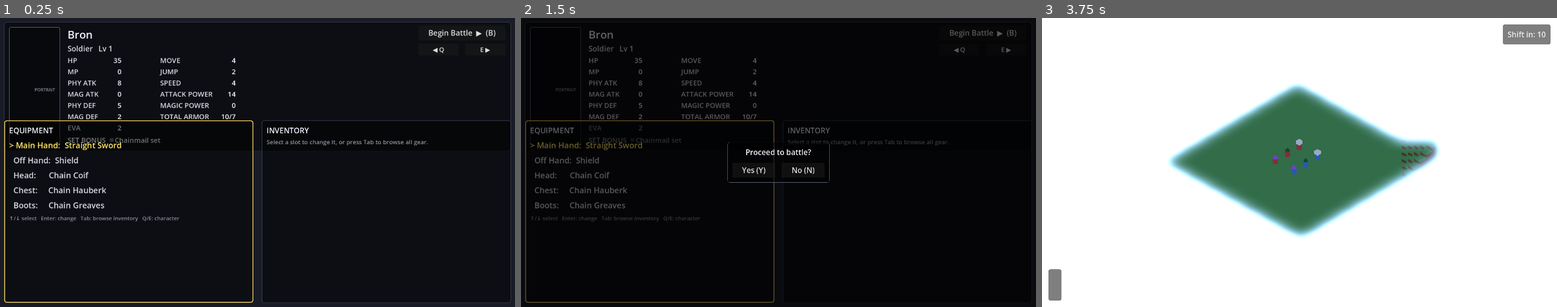
Above: before the commit, frames 1-3 (left to right).
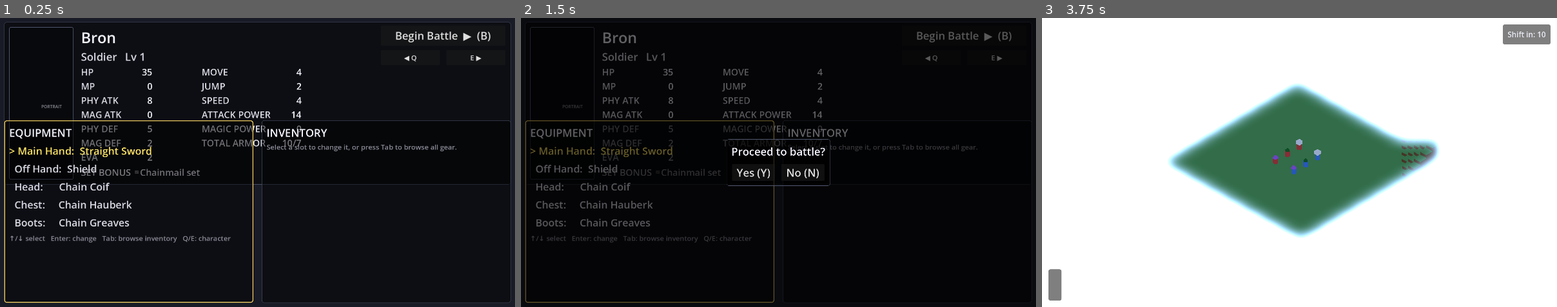
Above: after the commit, the same moments.

Repository: ZWMiller/cylinder_tactics
Game: Godot game, scene res://scenes/Loadout.tscn
Same seed, same stepped clock (60 frames per second), same inputs: the game is played once before the commit and once after it.
Inputs:
- Up to frame 1 (0.25 s): no input
- Up to frame 2 (1.5 s): click "Begin Battle ▶ (B)" at 0.5 s; click "Begin Battle ▶ (B)" at 1.25 s
- Up to frame 3 (3.75 s): click "◀ Q" at 2 s; click "E ▶" at 2.75 s; click "Yes (Y)" at 3.5 s

The runs differ from the first frame. In frame 1, 6.9% of the frame differs, in the area x 1-99%, y 3-78%; in frame 2, 5.7%; in frame 3, nothing differs.

Commit message:
Loadout menu: larger fonts + per-channel armor delta color
Bump the loadout UI font sizes (stats/slots/inventory/headings/help) so
the text reads on large/high-DPI displays instead of tiny rows; enlarge
the portrait frame and widen the Begin/arrow buttons to fit.

Render the TOTAL ARMOR delta as a RichTextLabel so the phys and mag
channels color on their own sign (green up / red down / neutral), instead
of one Label tinted by the sum.

Co-Authored-By: Claude Opus 4.8 <noreply@anthropic.com>

Diff:
--- a/scripts/Loadout.gd
+++ b/scripts/Loadout.gd
@@ -392,13 +392,13 @@
 		_val[key].text = str(current[key])
 		_set_delta(_dlt[key], (preview[key] - current[key]) if previewing else 0)
 
-	# TOTAL ARMOR is two channels (phys/mag); show "P/M" and a combined delta.
+	# TOTAL ARMOR is two channels (phys/mag); show "P/M" and a per-channel delta, each colored on its
+	# OWN sign (a piece can raise phys while lowering mag — they shouldn't share one color).
 	_val["ARMOR"].text = "%d/%d" % [current["ARM_P"], current["ARM_M"]]
 	if previewing and (preview["ARM_P"] != current["ARM_P"] or preview["ARM_M"] != current["ARM_M"]):
 		var dp: int = preview["ARM_P"] - current["ARM_P"]
 		var dm: int = preview["ARM_M"] - current["ARM_M"]
-		_dlt["ARMOR"].text = "%+d/%+d" % [dp, dm]
-		_dlt["ARMOR"].add_theme_color_override("font_color", _GAIN if dp + dm >= 0 else _LOSS)
+		_dlt["ARMOR"].text = "%s/%s" % [_delta_chip(dp), _delta_chip(dm)]
 	else:
 		_dlt["ARMOR"].text = ""
 
@@ -466,6 +466,13 @@
 	unit.armor_chest = snap["chest"]
 	unit.armor_boots = snap["boots"]
 	unit.recompute_stats()
+
+
+## One BBCode-colored "+N"/"-N" chip for the (RichText) ARMOR delta — green for a gain, red for a
+## loss, neutral for an unchanged channel — so each armor channel is colored on its own sign.
+func _delta_chip(diff: int) -> String:
+	var color: Color = _TEXT if diff == 0 else (_GAIN if diff > 0 else _LOSS)
+	return "[color=#%s]%+d[/color]" % [color.to_html(false), diff]
 
 
 ## Write the delta Label: blank for no change, else "+N"/"-N" tinted green (gain) or red (loss).
@@ -617,12 +624,14 @@
 
 
 # --- UI construction ---------------------------------------------------------
-# Font sizes pulled out so the menu retunes in one place; kept in step with the battle HUD.
-const _STAT_FONT := 26
-const _SLOT_FONT := 30
-const _INV_FONT := 26
-const _TITLE_FONT := 40
-const _SUBTITLE_FONT := 28
+# Font sizes pulled out so the menu retunes in one place; kept in step with the battle HUD (sized up
+# so the text reads at a glance on large/high-DPI displays rather than as tiny rows).
+const _STAT_FONT := 34
+const _SLOT_FONT := 38
+const _INV_FONT := 32
+const _TITLE_FONT := 56
+const _SUBTITLE_FONT := 40
+const _HELP_FONT := 26
 
 
 ## Assemble the whole screen: backdrop, top character panel, bottom equip + inventory panels, the
@@ -668,7 +677,7 @@
 
 	# Portrait placeholder: a bordered square where the character art will go later.
 	var portrait := Panel.new()
-	portrait.custom_minimum_size = Vector2(190, 190)
+	portrait.custom_minimum_size = Vector2(240, 240)
 	var pstyle := StyleBoxFlat.new()
 	pstyle.bg_color = Color(0.0, 0.0, 0.0, 0.35)
 	pstyle.set_border_width_all(2)
@@ -742,15 +751,28 @@
 		value_label.add_theme_font_size_override("font_size", _STAT_FONT)
 		value_label.add_theme_color_override("font_color", _TITLE)
 		value_label.horizontal_alignment = HORIZONTAL_ALIGNMENT_RIGHT
-		value_label.custom_minimum_size = Vector2(70, 0)
+		value_label.custom_minimum_size = Vector2(100, 0)
 		grid.add_child(value_label)
 		_val[key] = value_label
 
-		var delta_label := Label.new()
-		delta_label.add_theme_font_size_override("font_size", _STAT_FONT)
-		delta_label.custom_minimum_size = Vector2(80, 0)
-		grid.add_child(delta_label)
-		_dlt[key] = delta_label
+		# ARMOR's delta carries two independently-colored channels (phys/mag), so it's a RichTextLabel
+		# (BBCode color per part); every other stat's delta is a single-color plain Label.
+		if key == "ARMOR":
+			var armor_delta := RichTextLabel.new()
+			armor_delta.bbcode_enabled = true
+			armor_delta.fit_content = true
+			armor_delta.scroll_active = false
+			armor_delta.autowrap_mode = TextServer.AUTOWRAP_OFF
+			armor_delta.add_theme_font_size_override("normal_font_size", _STAT_FONT)
+			armor_delta.custom_minimum_size = Vector2(140, 0)
+			grid.add_child(armor_delta)
+			_dlt[key] = armor_delta
+		else:
+			var delta_label := Label.new()
+			delta_label.add_theme_font_size_override("font_size", _STAT_FONT)
+			delta_label.custom_minimum_size = Vector2(120, 0)
+			grid.add_child(delta_label)
+			_dlt[key] = delta_label
 	return grid
 
 
@@ -780,7 +802,7 @@
 
 	var help := Label.new()
 	help.text = "↑/↓ select   Enter: change   Tab: browse inventory   Q/E: character"
-	help.add_theme_font_size_override("font_size", 20)
+	help.add_theme_font_size_override("font_size", _HELP_FONT)
 	help.add_theme_color_override("font_color", _DIM)
 	box.add_child(help)
 
@@ -805,7 +827,7 @@
 
 	_hint_label = Label.new()
 	_hint_label.text = "Select a slot to change it, or press Tab to browse all gear."
-	_hint_label.add_theme_font_size_override("font_size", 22)
+	_hint_label.add_theme_font_size_override("font_size", _HELP_FONT)
 	_hint_label.add_theme_color_override("font_color", _DIM)
 	box.add_child(_hint_label)
 
@@ -827,35 +849,35 @@
 	begin.add_theme_font_size_override("font_size", _SUBTITLE_FONT)
 	begin.anchor_left = 1.0
 	begin.anchor_right = 1.0
-	begin.offset_left = -360
+	begin.offset_left = -500
 	begin.offset_top = 28
 	begin.offset_right = -36
-	begin.offset_bottom = 84
+	begin.offset_bottom = 104
 	begin.pressed.connect(_begin_battle)
 	add_child(begin)
 
 	# Prev / next character arrows (mouse twins of Q / E), tucked under the Begin button.
 	var prev := Button.new()
 	prev.text = "◀ Q"
-	prev.add_theme_font_size_override("font_size", 24)
+	prev.add_theme_font_size_override("font_size", _HELP_FONT)
 	prev.anchor_left = 1.0
 	prev.anchor_right = 1.0
-	prev.offset_left = -360
-	prev.offset_top = 96
-	prev.offset_right = -210
-	prev.offset_bottom = 140
+	prev.offset_left = -500
+	prev.offset_top = 120
+	prev.offset_right = -280
+	prev.offset_bottom = 176
 	prev.pressed.connect(_change_member.bind(-1))
 	add_child(prev)
 
 	var next := Button.new()
 	next.text = "E ▶"
-	next.add_theme_font_size_override("font_size", 24)
+	next.add_theme_font_size_override("font_size", _HELP_FONT)
 	next.anchor_left = 1.0
 	next.anchor_right = 1.0
-	next.offset_left = -186
-	next.offset_top = 96
+	next.offset_left = -256
+	next.offset_top = 120
 	next.offset_right = -36
-	next.offset_bottom = 140
+	next.offset_bottom = 176
 	next.pressed.connect(_change_member.bind(1))
 	add_child(next)
 
